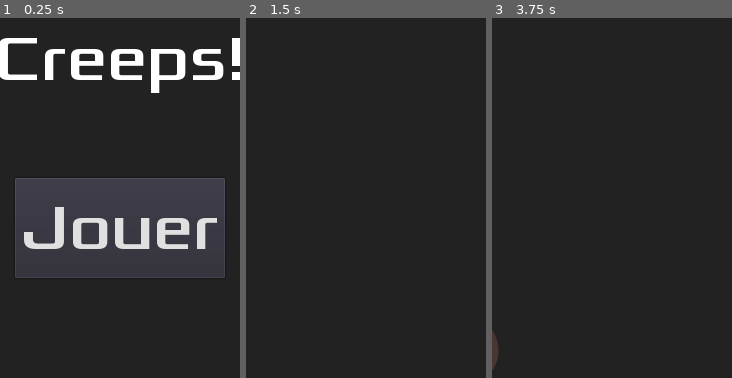
Above: before the commit, frames 1-3 (left to right).
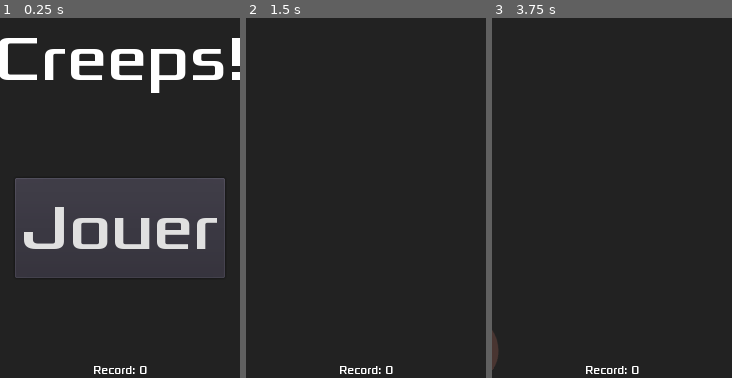
Above: after the commit, the same moments.

Repository: EvannG1/Godot-DodgeTheCreeps
Game: Godot game, scene res://Main.tscn
The game is run twice, just before and just after one commit, with the same random seed, the same clock (stepped at 60 frames per second) and the same inputs.
Inputs:
- Up to frame 1 (0.25 s): no input
- Up to frame 2 (1.5 s): click "Jouer" at 0.5 s; tap Enter at 1.25 s; hold Right (ui_right) from 1.28 s (still down)
- Up to frame 3 (3.75 s): release Right (ui_right) at 2.03 s; hold Down (ui_down) 2.03-2.78 s; hold Right (ui_right) 2.78-3.53 s; hold Up (ui_up) from 3.53 s (still down)
The pictures show only the part of the screen within x 25-75%, y 50-100%; the shares and areas given below are measured in that part.

The runs differ from the first frame. In frame 1, 0.2% of the frame differs, in the area x 39-62%, y 96-99%; in frame 2, 0.2%; in frame 3, 0.2%.

Commit message:
Ajout du record

Diff:
--- a/HUD.gd
+++ b/HUD.gd
@@ -19,6 +19,8 @@
 func update_score(score):
 	$ScoreLabel.text = str(score)
 
+func update_score_max(scoreMax):
+	$ScoreMaxLabel.text = str(scoreMax)
 
 func _on_MessageTimer_timeout():
 	$MessageLabel.hide()
--- a/HUD.tscn
+++ b/HUD.tscn
@@ -1,10 +1,14 @@
-[gd_scene load_steps=7 format=2]
+[gd_scene load_steps=8 format=2]
 
 [ext_resource path="res://dodge_assets/fonts/Xolonium-Regular.ttf" type="DynamicFontData" id=1]
 [ext_resource path="res://HUD.gd" type="Script" id=2]
 
 [sub_resource type="DynamicFont" id=1]
 size = 64
+font_data = ExtResource( 1 )
+
+[sub_resource type="DynamicFont" id=5]
+size = 11
 font_data = ExtResource( 1 )
 
 [sub_resource type="DynamicFont" id=2]
@@ -28,6 +32,21 @@
 margin_bottom = 78.0
 custom_fonts/font = SubResource( 1 )
 text = "0"
+align = 1
+__meta__ = {
+"_edit_use_anchors_": false
+}
+
+[node name="ScoreMaxLabel" type="Label" parent="."]
+anchor_left = 0.5
+anchor_top = 1.0
+anchor_right = 0.5
+anchor_bottom = 1.0
+margin_left = -27.0
+margin_top = -15.0
+margin_right = 27.0
+custom_fonts/font = SubResource( 5 )
+text = "Record: 0"
 align = 1
 __meta__ = {
 "_edit_use_anchors_": false
--- a/Main.gd
+++ b/Main.gd
@@ -4,6 +4,7 @@
 export var version = "v1.0.0.1"
 export (PackedScene) var Mob
 var score
+var scoreMax = 0
 
 func _process(delta):
 	# Ajout du compteur de FPS
@@ -23,6 +24,9 @@
 	$HUD.show_message("Lancement!")
 
 func game_over():
+	if(scoreMax < score):
+		scoreMax = score
+		$HUD.update_score_max("Record: " + str(scoreMax))
 	$Player/ScoreTimer.stop()
 	$Player/MobTimer.stop()
 	$Music.stop()
